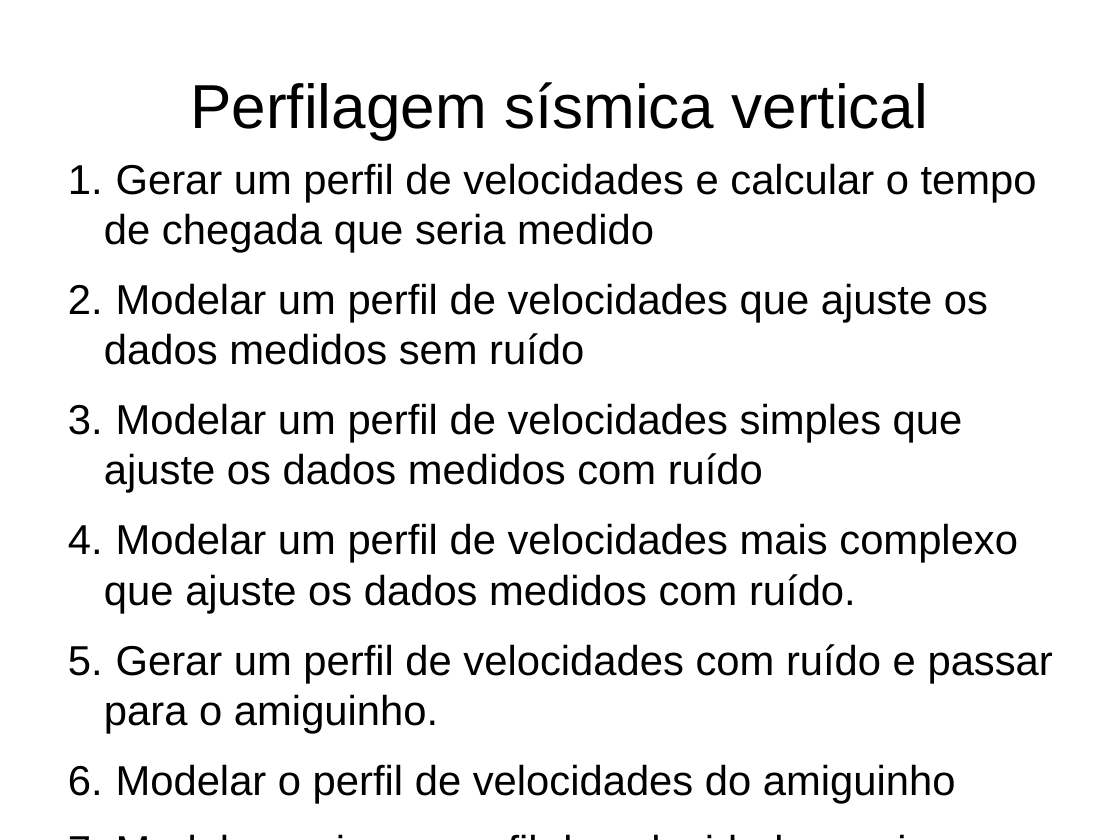
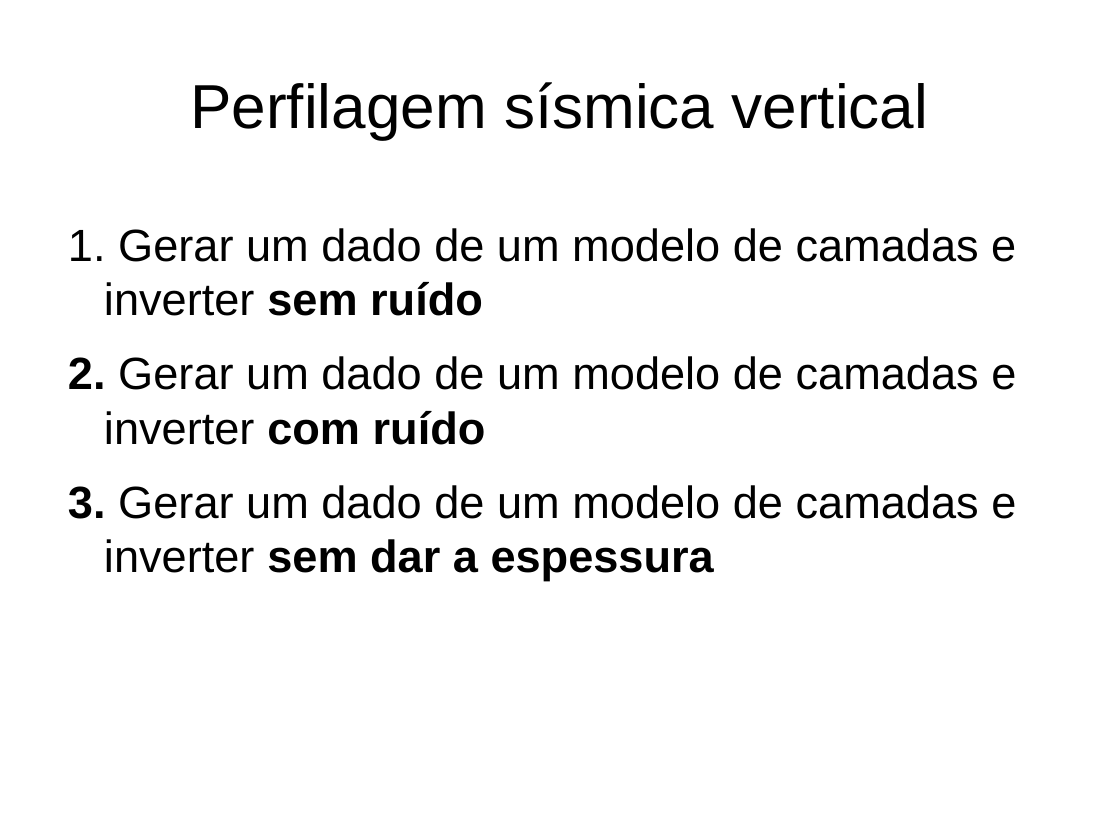
Before and after one commit to pinga-lab/inverse-problems-old, a slide deck: slide 5 of aulas/aula2/praticas/guia.odp. Drawn at 1120x840 pixels with LibreOffice and Linux fonts; fonts in the diff are those of the drawing. Boxes give left, top, right and bottom in pixels: in the first picture for what was removed or moved away, otherwise in the second. Text is boxed around its words. In the diff, an @@ line names an element or a change of style, - is before the commit and + after.

```diff
--- a/aulas/aula2/praticas/guia.odp
+++ b/aulas/aula2/praticas/guia.odp
@@ text at bbox=[104, 228, 1016, 581]: text changed; size 29.6 to 32 pt @@
-1. Gerar um perfil de velocidades e calcular o tempo de chegada que seria medido
-2. Modelar um perfil de velocidades que ajuste os dados medidos sem ruído
-3. Modelar um perfil de velocidades simples que ajuste os dados medidos com ruído
-4. Modelar um perfil de velocidades mais complexo que ajuste os dados medidos com ruído.
-5. Gerar um perfil de velocidades com ruído e passar para o amiguinho.
-6. Modelar o perfil de velocidades do amiguinho
-7. Modelar mais um perfil de velocidades mais complexo que ajuste os dados medidos com ruído.
+1. Gerar um dado de um modelo de camadas e inverter sem ruído
+2. Gerar um dado de um modelo de camadas e inverter com ruído
+3. Gerar um dado de um modelo de camadas e inverter sem dar a espessura
```
Also in this commit, not shown: 8 other files.
